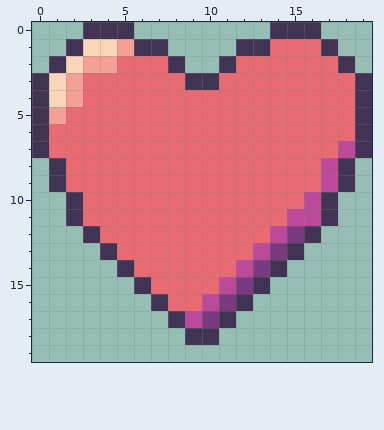
One commit to this pixel-art file: textures/UISprites.aseprite. Above, as it was before the edit.
20x20 pixels, 1 frame.
After the commit:
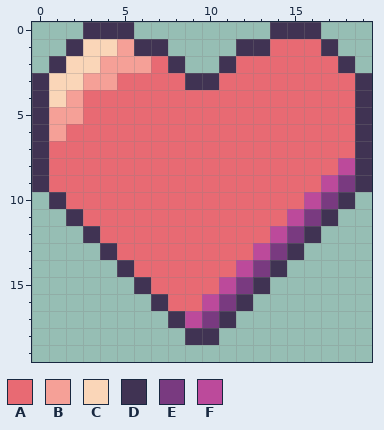
Palette (. is transparent): A #e86a73  B #f5a097  C #fad6b8  D #403353  E #793a80  F #bc4a9b
From old to new:
Layer "Heart":
y 2: x 3 B -> C; x 5..6 AA -> BB
y 3: x 2..4 BAA -> CBB
y 5: x 2 A -> B
y 6: x 1 A -> B
y 7: x 18 F -> A
y 8: x 0..1 .D -> DA; x 17..19 FD. -> AFD
y 9: x 0..1 .D -> DA; x 18..19 D. -> ED
y 10: x 1..2 .D -> DA; x 17..18 D. -> ED
y 11: x 16 F -> E
Boxes around the changes in both pictures, in picture pixels (x1, y1, x2, y2):
changed: (32, 56, 151, 209)
changed: (304, 141, 372, 226)
